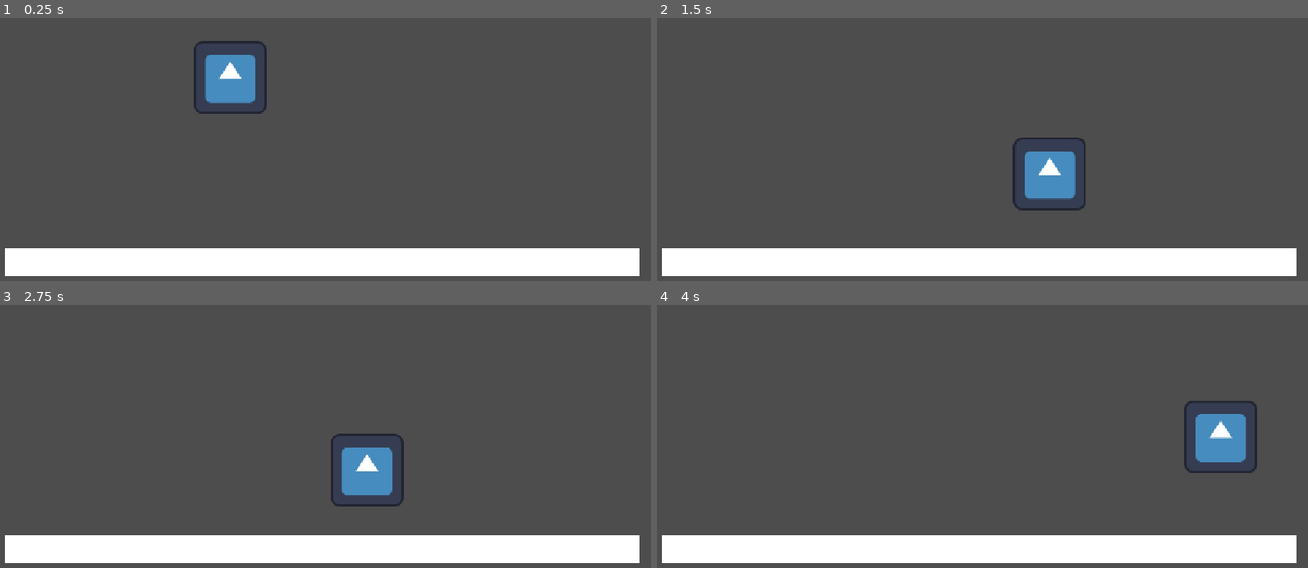
Above: before the commit, frames 1-4 (two rows, left to right).
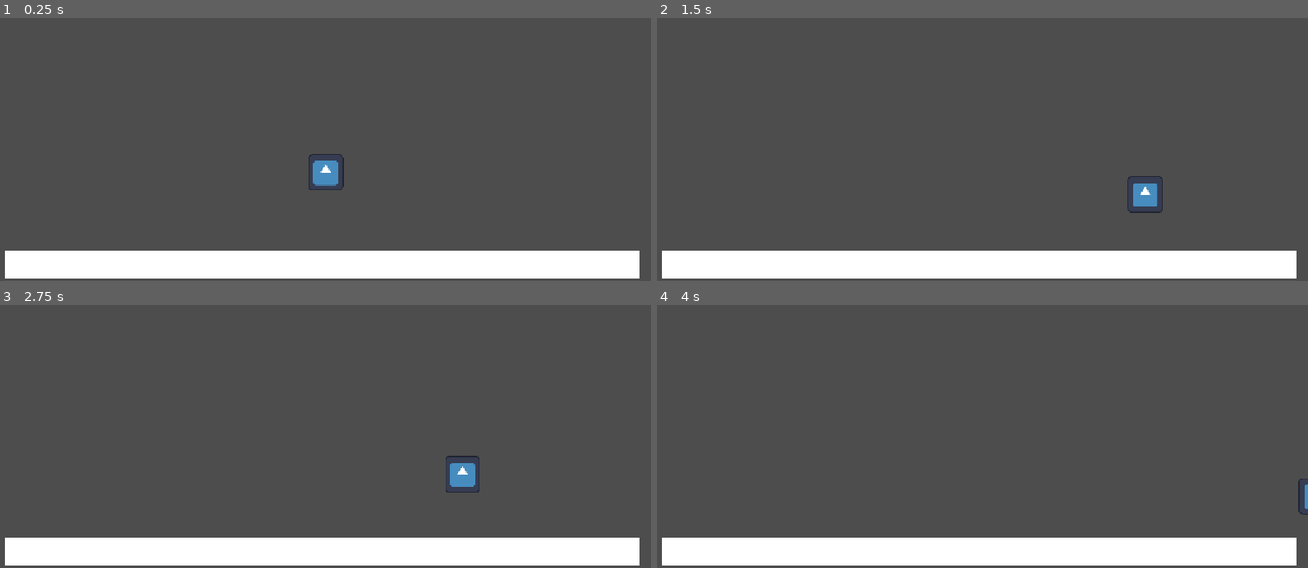
Above: after the commit, the same moments.

Repository: KuaJunWen/Boink-
Game: Godot game, scene res://game.tscn
Same seed, same stepped clock (60 frames per second), same inputs: the game is played once before the commit and once after it. Before the commit the project has no main scene; this scene is started directly in both runs. The engine's default icon, where the game draws it, is replaced by a stand-in: a white triangle on a blue panel in a dark square.
Inputs:
- Up to frame 1 (0.25 s): no input
- Up to frame 2 (1.5 s): tap Enter (ui_accept) at 0.5, 0.6, 0.77, 1.07, 1.35 s; hold D (right) from 0.53 s (still down)
- Up to frame 3 (2.75 s): tap Enter (ui_accept) at 1.52, 1.82, 2.1 s; release D (right) at 2.03 s; hold A (left) from 2.03 s (still down)
- Up to frame 4 (4 s): release A (left) at 2.78 s; hold D (right) from 2.78 s (still down); tap Enter (ui_accept) at 2.85, 3.02, 3.32, 3.6, 3.77 s

The runs differ from the first frame. In frame 1, 4.1% of the frame differs, in the area x 0-99%, y 8-100%; in frame 2, 4.0%; in frame 3, 4.1%; in frame 4, 3.7%.

Commit message:
.

Diff:
--- a/game.tscn
+++ b/game.tscn
@@ -6,12 +6,14 @@
 size = Vector2(737, 64)
 
 [node name="game" type="Node2D" unique_id=86014103]
+position = Vector2(0, -1)
 
 [node name="PLAYER" parent="." unique_id=1653609979 instance=ExtResource("1_80nbo")]
-position = Vector2(411, 251)
+position = Vector2(580, 422)
+scale = Vector2(0.4831668, 0.5041541)
 
 [node name="floor" type="StaticBody2D" parent="." unique_id=1682969741]
-position = Vector2(-197, 207)
+position = Vector2(-197, 213)
 scale = Vector2(1.5238587, 0.8015452)
 
 [node name="ColorRect" type="ColorRect" parent="floor" unique_id=955760480]
@@ -24,3 +26,21 @@
 [node name="CollisionShape2D" type="CollisionShape2D" parent="floor" unique_id=756951500]
 position = Vector2(508, 505)
 shape = SubResource("RectangleShape2D_80nbo")
+
+[node name="floor2" type="StaticBody2D" parent="." unique_id=1581581948]
+position = Vector2(356.00003, -131)
+rotation = 1.5779204
+scale = Vector2(0.88275146, 0.6424747)
+
+[node name="ColorRect" type="ColorRect" parent="floor2" unique_id=1404988679]
+visible = false
+offset_left = 142.0
+offset_top = 477.0
+offset_right = 186.95935
+offset_bottom = 511.4647
+scale = Vector2(16.214647, 1.8279579)
+
+[node name="CollisionShape2D" type="CollisionShape2D" parent="floor2" unique_id=1585186869]
+visible = false
+position = Vector2(508, 505)
+shape = SubResource("RectangleShape2D_80nbo")
--- a/player.gd
+++ b/player.gd
@@ -2,18 +2,26 @@
 
 const SPEED = 300.0
 const BOUNCE_VELOCITY = -450.0
+const JUMP_VELOCITY = -450
+
 @onready var sprite_2d = $player
 var gravity = ProjectSettings.get_setting("physics/2d/default_gravity")
+var can_double_jump = false
 
 func _physics_process(delta):
+	velocity.y += gravity * delta
 
-	velocity.y += gravity * delta
 	if is_on_floor():
 		velocity.y = BOUNCE_VELOCITY
+		can_double_jump = true # Reset air jump upon bouncing
+	elif Input.is_action_just_pressed("ui_accept") and can_double_jump:
+		velocity.y = JUMP_VELOCITY
+		can_double_jump = false # Consume the air jump
 
 	var direction = Input.get_axis("left", "right")
 	if direction:
 		velocity.x = direction * SPEED
 	else:
 		velocity.x = move_toward(velocity.x, 0, 12)
+
 	move_and_slide()
--- a/project.godot
+++ b/project.godot
@@ -11,6 +11,7 @@
 [application]
 
 config/name="Boink!"
+run/main_scene="uid://itbkb1f6l7er"
 config/features=PackedStringArray("4.6", "GL Compatibility")
 config/icon="res://icon.svg"
 
